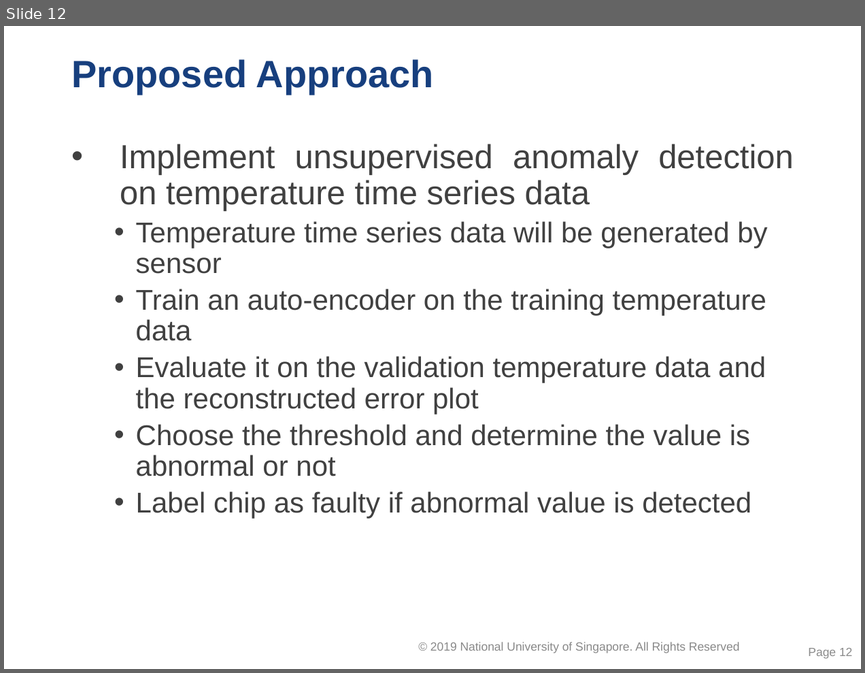
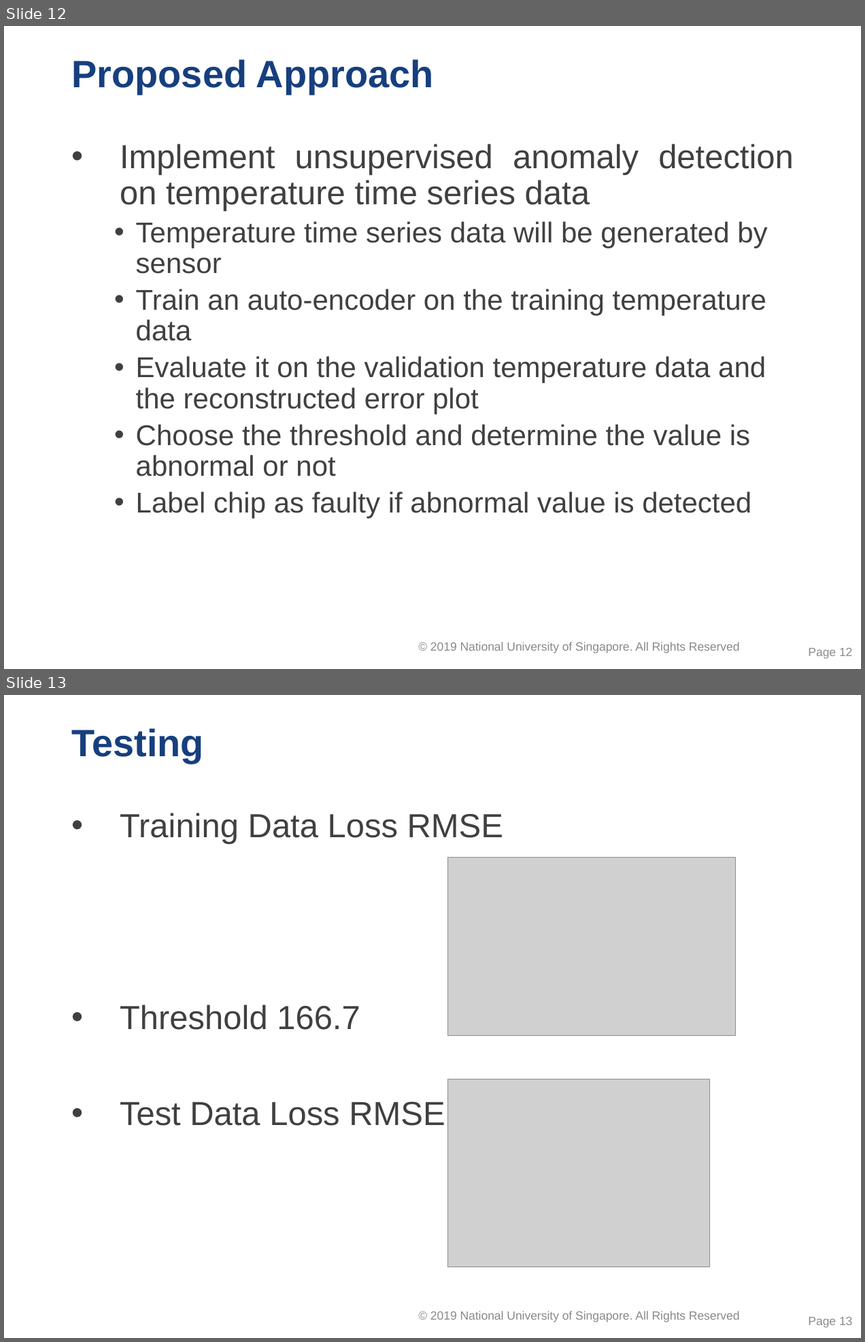
Before and after one commit to caoliang/ISSM-CA3, a slide deck: day4 Group CA proposal (GC) v 1.1.pptx. Shown one above the other, each under a label of ours: slide 12 before the commit, slides 12 and 13 after it. The pictures are 865x673 and 865x1342 pixels, drawn with LibreOffice and Linux fonts; fonts in the diff are those of the drawing; grey boxes stand for pictures; background and template pictures are left out. Boxes give left, top, right and bottom in pixels: in the first picture for what was removed or moved away, otherwise in the second. Text is boxed around its words. In the diff, an @@ line names an element or a change of style, - is before the commit and + after.

Commit message:
Update ppt and app to fix random result and add testing results;

```diff
--- a/day4 Group CA proposal (GC) v 1.1.pptx
+++ b/day4 Group CA proposal (GC) v 1.1.pptx
@@ slide 13 added at (4, 695, 861, 1338), background #FFFFFF; not listed: 1 template element that a slide beside it also shows @@
@@ title added at (71, 728, 204, 764), 32 pt, text #173F7E, bold @@
+Testing
@@ text added at (120, 813, 503, 1125), 28 pt, text #404040 @@
+• Training Data Loss RMSE
+• Threshold 166.7
+• Test Data Loss RMSE
@@ picture added at (448, 857, 735, 1035) @@
@@ picture added at (448, 1079, 709, 1266) @@
@@ page number added at (808, 1317, 852, 1327), 10 pt, text #8C8C8C @@
+Page 13
```
Also in this commit, not shown: 1 slide removed, 2 other files.
